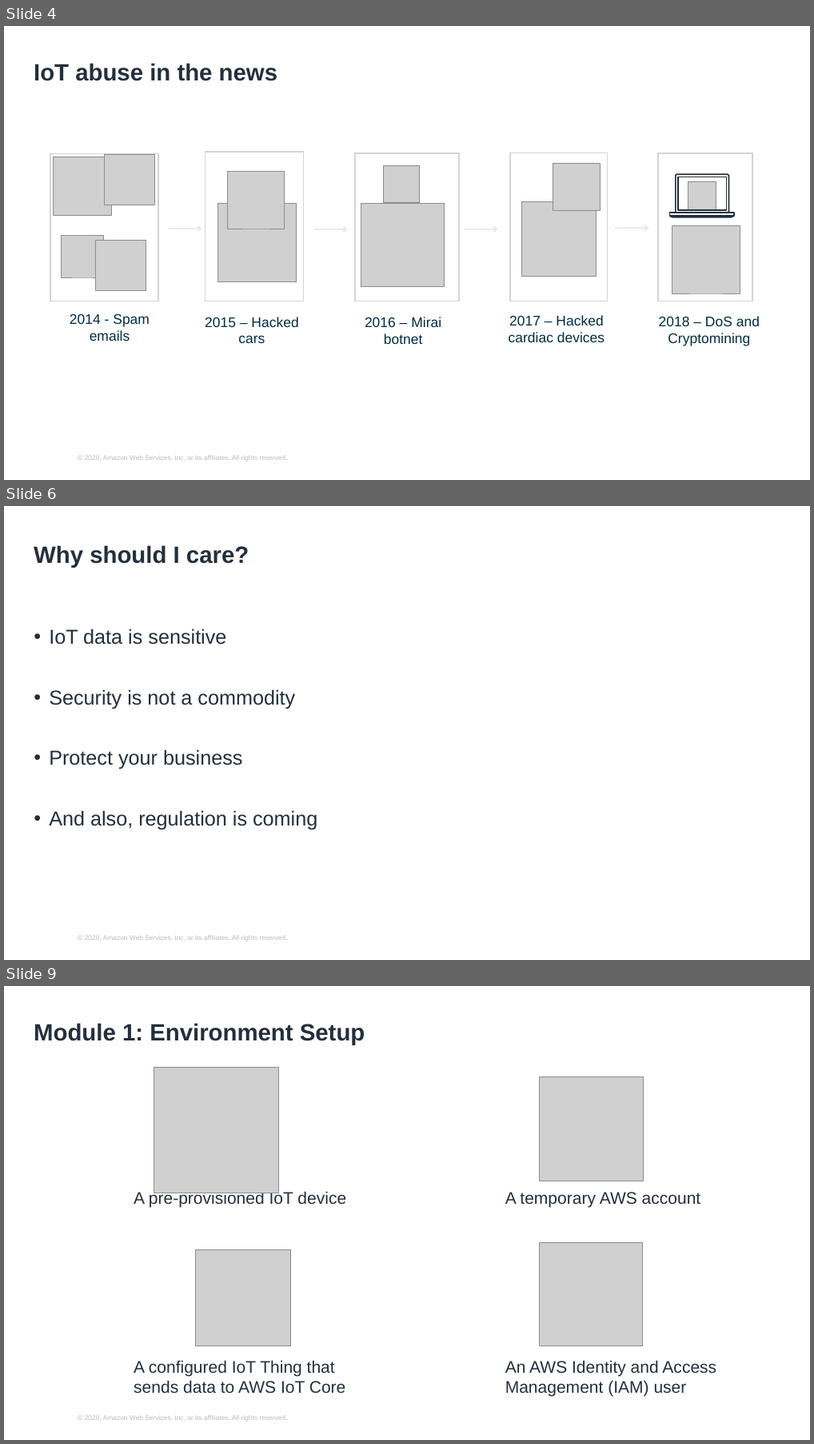
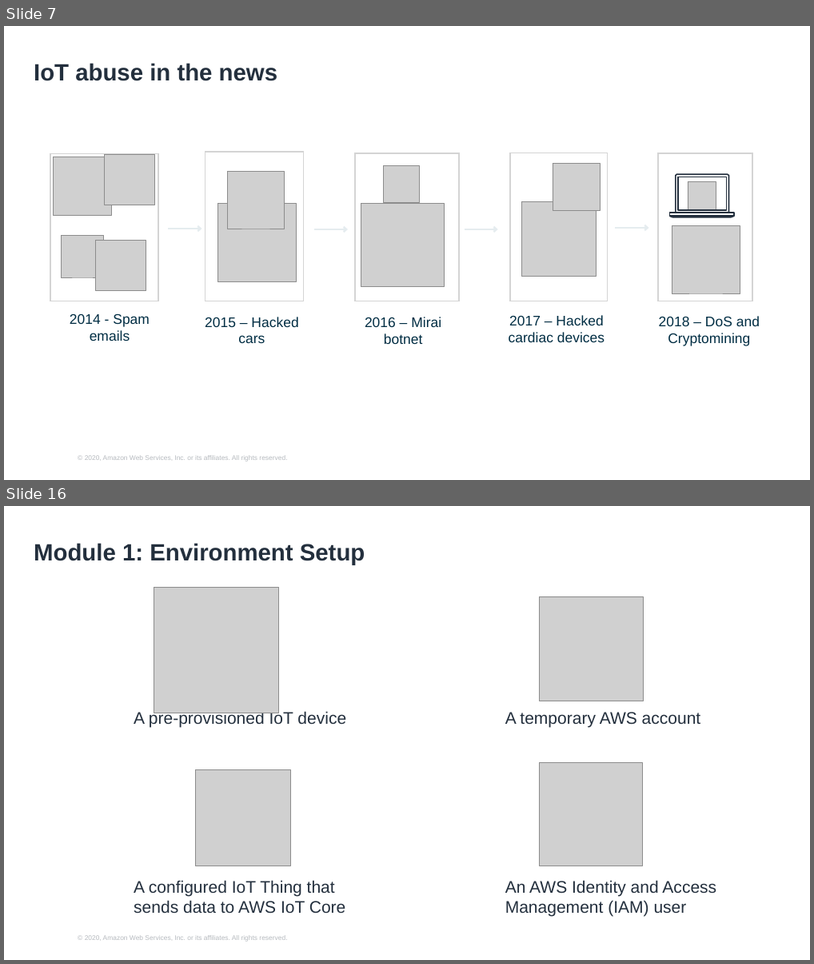
Before and after one commit to hongpham/Workshop-Protect-your-IoT-fleet, a slide deck: Protect your IoT fleet presentation.pptx. Shown one above the other, each under a label of ours: slides 4, 6 and 9 before the commit, slides 7 and 16 after it; the slides between them are not shown. The pictures are 814x1444 and 814x964 pixels, drawn with LibreOffice and Linux fonts; fonts in the diff are those of the drawing; grey boxes stand for pictures; background and template pictures are left out. Boxes give left, top, right and bottom in pixels: in the first picture for what was removed or moved away, otherwise in the second. Text is boxed around its words. In the diff, an @@ line names an element or a change of style, - is before the commit and + after.

```diff
--- a/Protect your IoT fleet presentation.pptx
+++ b/Protect your IoT fleet presentation.pptx
@@ slide 6 removed at [4, 506, 810, 960], background #FFFFFF; not listed: 1 template element that a slide beside it also shows @@
@@ title removed at [34, 545, 249, 568] @@
-Why should I care?
@@ text removed at [49, 628, 318, 829] @@
-• IoT data is sensitive
-• Security is not a commodity
-• Protect your business
-• And also, regulation is coming
@@ what was slide 4 is now slide 7 @@
@@ what was slide 9 is now slide 16 @@
```
Also in this commit, not shown: 5 slides changed, 8 slides added, 4 other slides removed, 7 other files.
